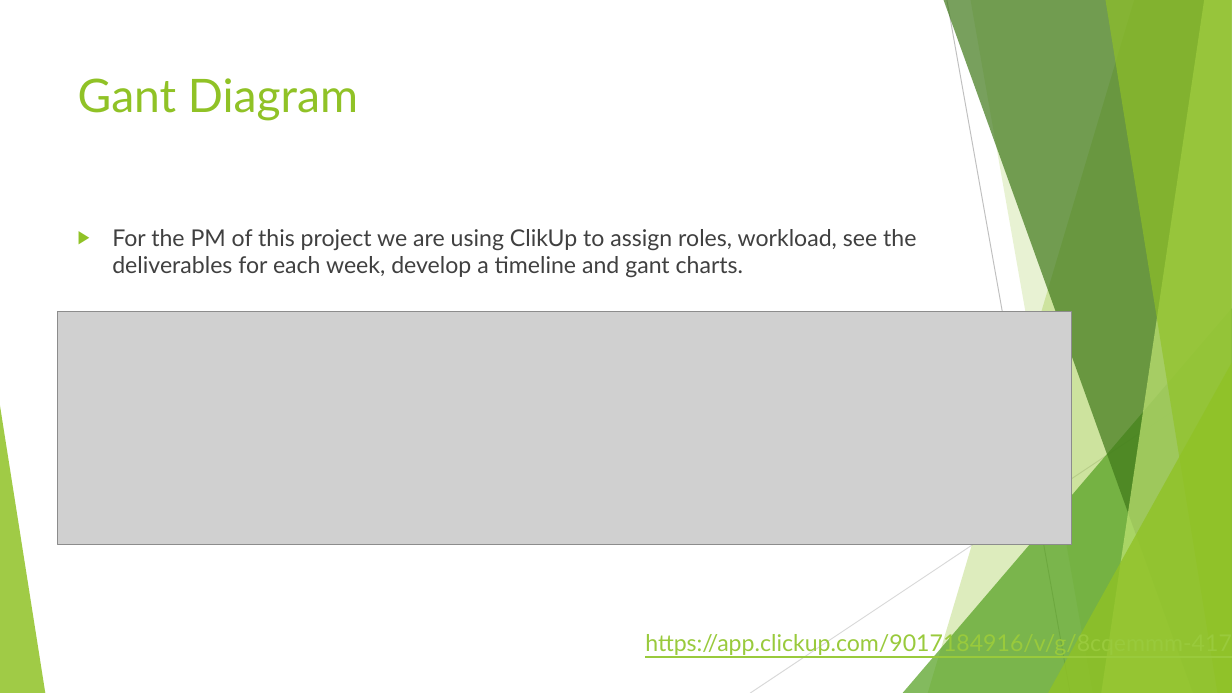
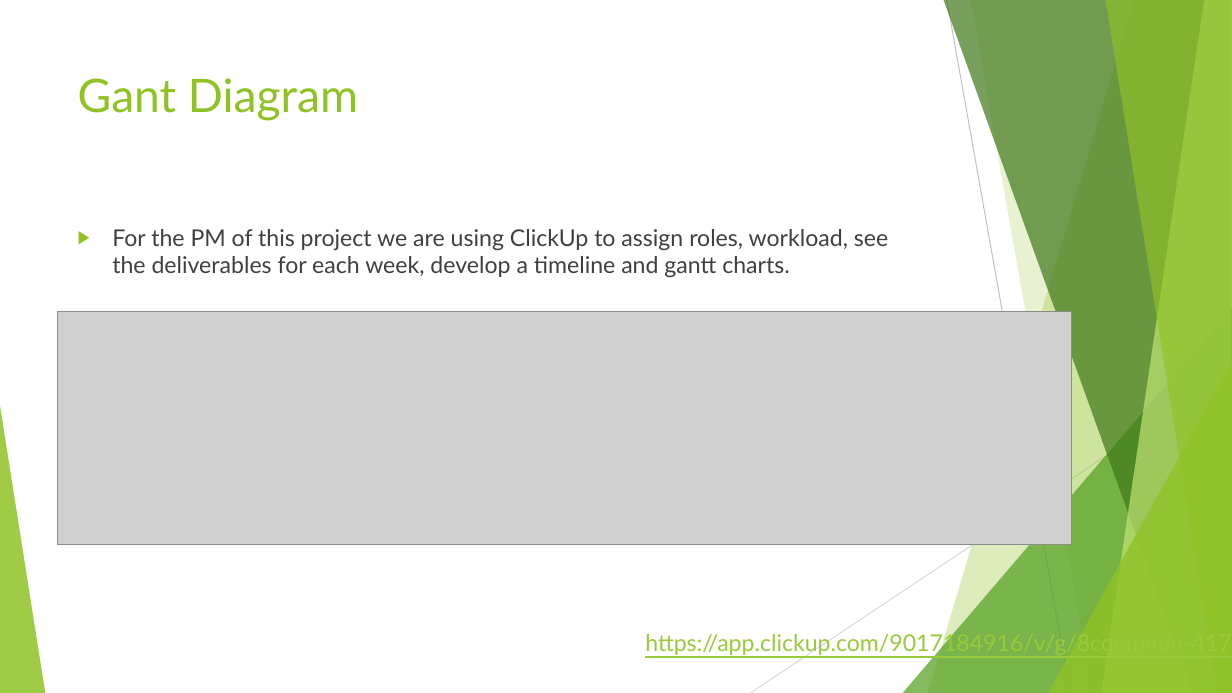
Before and after one commit to drummersoul/Cryptocurrency-Price-Prediction, a slide deck: slide 5 of Power Point Presentations/Presentation Week 3 Group D.pptx. Drawn at 1232x693 pixels with LibreOffice and Linux fonts; fonts in the diff are those of the drawing; grey boxes stand for pictures. Boxes give left, top, right and bottom in pixels: in the first picture for what was removed or moved away, otherwise in the second. Text is boxed around its words. In the diff, an @@ line names an element or a change of style, - is before the commit and + after.

```diff
--- a/Power Point Presentations/Presentation Week 3 Group D.pptx
+++ b/Power Point Presentations/Presentation Week 3 Group D.pptx
@@ text at <box>112,229,888,277</box>: text changed @@
-▶ For the PM of this project we are using ClikUp to assign roles, workload, see the deliverables for each week, develop a timeline and gant charts.
+▶ For the PM of this project we are using ClickUp to assign roles, workload, see the deliverables for each week, develop a timeline and gantt charts.
```
Also in this commit, not shown: 8 other slides changed, 1 slide added, 1 other file.
